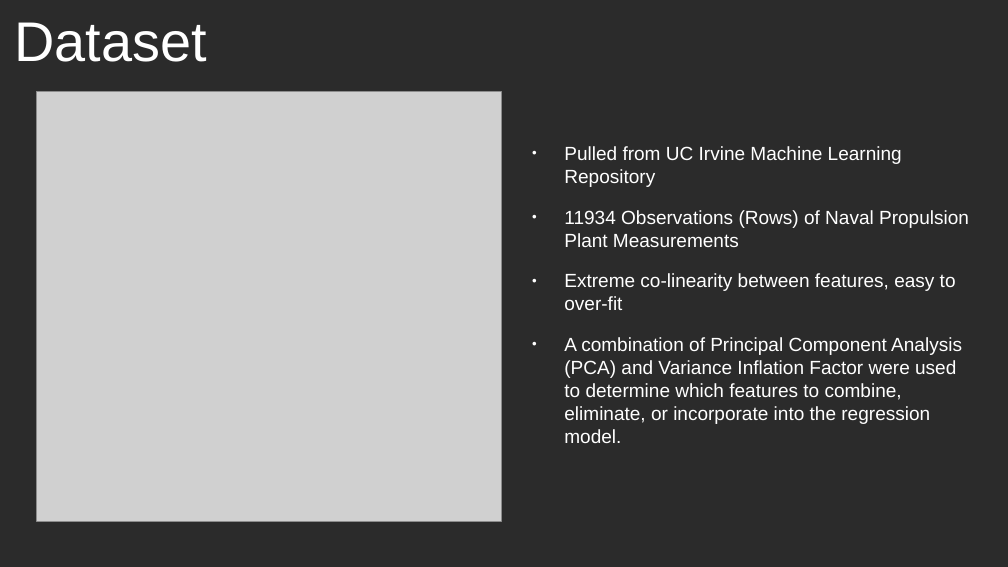
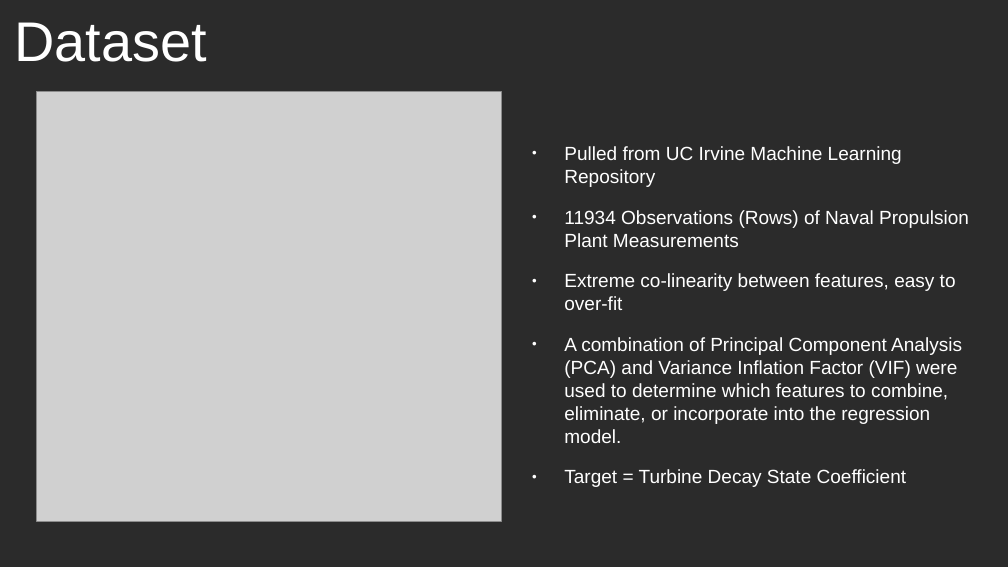
Before and after one commit to rbpowellGA/naval_vessel_condition, a slide deck: slide 2 of notebooks/model_presentation.odp. Drawn at 1008x567 pixels with LibreOffice and Linux fonts; fonts in the diff are those of the drawing; grey boxes stand for pictures; background and template pictures are left out; a plain dark background stands for a picture behind light text. Boxes give left, top, right and bottom in pixels: in the first picture for what was removed or moved away, otherwise in the second. Text is boxed around its words. In the diff, an @@ line names an element or a change of style, - is before the commit and + after.

```diff
--- a/notebooks/model_presentation.odp
+++ b/notebooks/model_presentation.odp
@@ text at box(564, 337, 962, 487): text changed @@
-● A combination of Principal Component Analysis (PCA) and Variance Inflation Factor were used to determine which features to combine, eliminate, or incorporate into the regression model.
+● A combination of Principal Component Analysis (PCA) and Variance Inflation Factor (VIF) were used to determine which features to combine, eliminate, or incorporate into the regression model.
+● Target = Turbine Decay State Coefficient
```
Also in this commit, not shown: 1 other slide changed, 1 slide added, 14 other files.
